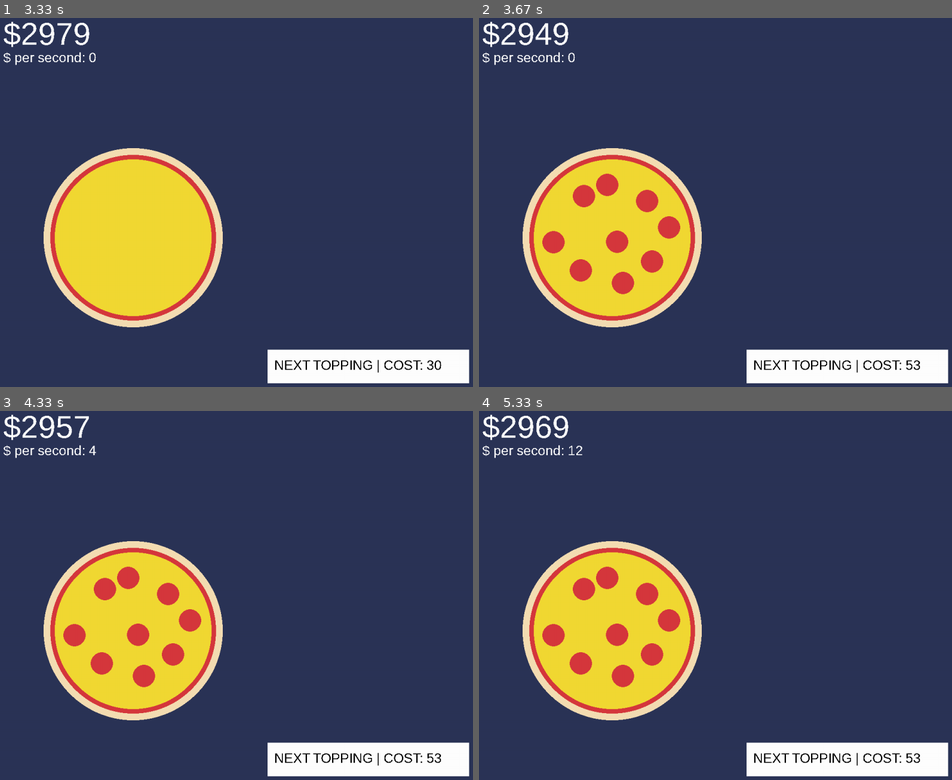
Above: before the commit, frames 1-4 (two rows, left to right).
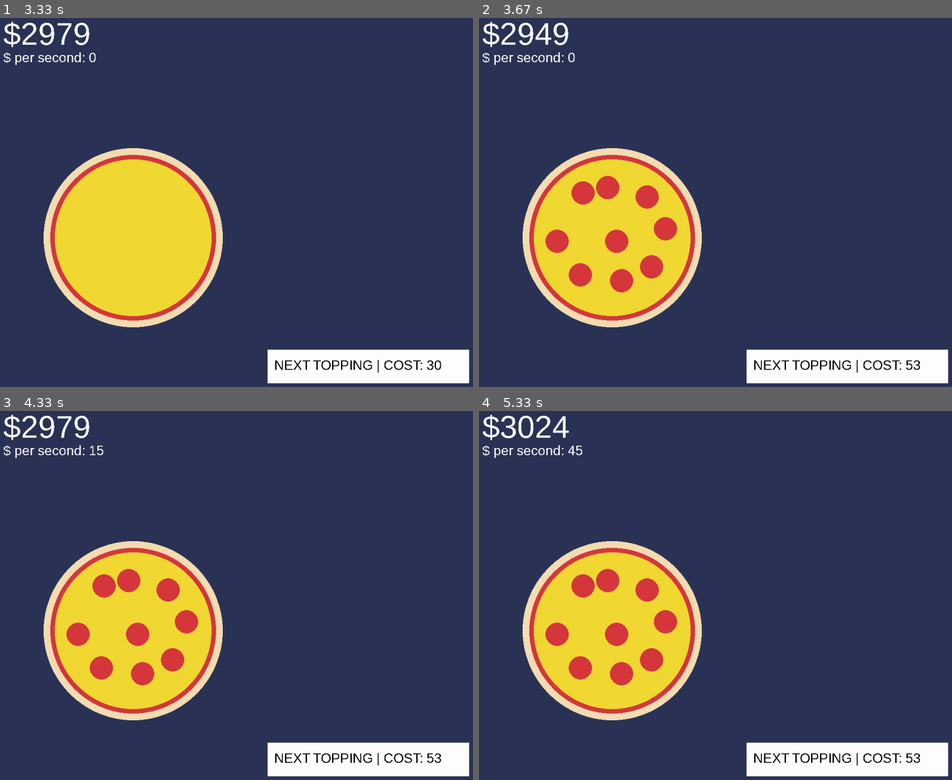
Above: after the commit, the same moments.

Repository: my-dimons/Genius-Hour-2024-Pygame
Game: pygame game, started from games/pizza_clicker/pizza_clicker.py
Same seed, same stepped clock (60 frames per second), same inputs: the game is played once before the commit and once after it.
Inputs (mouse positions are in pixels of both pictures, inside the frame that each line leads up to):
- Up to frame 1 (3.33 s): click "NEXT TOPPING | COST: 10" at 0.38 s; click (137, 243) at 0.72 s; click (99, 169) at 1.05 s; click (141, 150) at 1.88 s; click "NEXT TOPPING | COST: 17" at 3.22 s
- Up to frame 2 (3.67 s): click (933, 353) at 3.55 s
- Up to frame 3 (4.33 s): click (94, 672) at 3.88 s; click (99, 573) at 4.22 s
- Up to frame 4 (5.33 s): click (587, 543) at 4.55 s; click (620, 709) at 4.88 s; click (587, 602) at 5.22 s

Frame 1 is identical in both runs. In frame 2, 1.0% of the frame differs, in the area x 13-43%, y 42-75%; in frame 3, 1.2%; in frame 4, 1.4%, in the area x 4-43%, y 1-75%.

Commit message:
made the pizza scalable
also made a new def which can make the pizza increase or decrease in size

Diff:
--- a/games/pizza_clicker/pizza_clicker.py
+++ b/games/pizza_clicker/pizza_clicker.py
@@ -16,7 +16,7 @@
 CHEESE_COLOR = 242, 217, 51
 
 #PIZZA
-PIZZA_RADIUS = 200
+PIZZA_RADIUS = 200 #SCALABLE
 PIZZA_POS = WIDTH/4, HEIGHT/2
 
 #UPGRADES
@@ -29,8 +29,8 @@
 #TOPPINGS
 SAUCE_RADIUS = PIZZA_RADIUS - 15
 CHEESE_RADIUS = PIZZA_RADIUS - 25
-PEPPERONI_RADIUS = PIZZA_RADIUS - 175
-TOPPING_VARIANCE = 25
+PEPPERONI_RADIUS = PIZZA_RADIUS/7.5
+TOPPING_VARIANCE = 22
 
 SAUCE_UNLOCKED = False
 CHEESE_UNLOCKED = False
@@ -58,7 +58,6 @@
 
     # Pizza
     toppings_unlocked = 0
-    topping_random_variance = random.randrange(-20, 20)
     pizza = pygame.draw.circle(WIN, BROWN, PIZZA_POS, PIZZA_RADIUS)
     upgrade_multiplier = pygame.Rect(WIDTH/2, HEIGHT - HEIGHT/4, UPGRADE_WIDTH, UPGRADE_HEIGHT)
 
@@ -94,7 +93,7 @@
                 # Upgrade clicking
                 if upgrade_multiplier.collidepoint(mouse_pos):
                     if(money >= multiplier_cost):
-                        money_muliplier += 1
+                        money_muliplier *= 2.5
                         money -= int(multiplier_cost)
 
                         multiplier_cost *= UPGRADE_COST_INCREASE
@@ -182,15 +181,30 @@
 
 # CHANGE THIS FORMAT FROM CIRCLES -> IMAGES
 def render_variation_toppings(color, x_pos, y_pos, variation, radius):
-    pygame.draw.circle(WIN, color, (x_pos - 80  + variation[0][0], y_pos  + 70 + variation[0][1]), radius)
-    pygame.draw.circle(WIN, color, (x_pos + 80  + variation[1][0], y_pos  - 70 + variation[1][1]), radius)
-    pygame.draw.circle(WIN, color, (x_pos + 80  + variation[2][0], y_pos  + 70 + variation[2][1]), radius)
-    pygame.draw.circle(WIN, color, (x_pos - 80  + variation[3][0], y_pos  - 70 + variation[3][1]), radius)
-    pygame.draw.circle(WIN, color, (x_pos       + variation[4][0], y_pos + 125 + variation[4][1]), radius)
-    pygame.draw.circle(WIN, color, (x_pos       + variation[5][0], y_pos - 125 + variation[5][1]), radius)
-    pygame.draw.circle(WIN, color, (x_pos + 125 + variation[6][0], y_pos       + variation[6][1]), radius)
-    pygame.draw.circle(WIN, color, (x_pos - 125 + variation[7][0], y_pos       + variation[7][1]), radius)
-    pygame.draw.circle(WIN, color, (x_pos       + variation[8][0], y_pos       + variation[8][1]), radius)
+    corners = PIZZA_RADIUS/1.7
+    edges = PIZZA_RADIUS/2.5
+
+    pygame.draw.circle(WIN, color, (x_pos - edges   + variation[0][0], y_pos  + edges  + variation[0][1]), radius)
+    pygame.draw.circle(WIN, color, (x_pos + edges   + variation[1][0], y_pos  - edges  + variation[1][1]), radius)
+    pygame.draw.circle(WIN, color, (x_pos + edges   + variation[2][0], y_pos  + edges  + variation[2][1]), radius)
+    pygame.draw.circle(WIN, color, (x_pos - edges   + variation[3][0], y_pos  - edges  + variation[3][1]), radius)
+    pygame.draw.circle(WIN, color, (x_pos           + variation[4][0], y_pos + corners + variation[4][1]), radius)
+    pygame.draw.circle(WIN, color, (x_pos           + variation[5][0], y_pos - corners + variation[5][1]), radius)
+    pygame.draw.circle(WIN, color, (x_pos + corners + variation[6][0], y_pos           + variation[6][1]), radius)
+    pygame.draw.circle(WIN, color, (x_pos - corners + variation[7][0], y_pos           + variation[7][1]), radius)
+    pygame.draw.circle(WIN, color, (x_pos           + variation[8][0], y_pos           + variation[8][1]), radius)
+
+# For fun
+def grow_pizza(increment):
+    global PIZZA_RADIUS
+    global SAUCE_RADIUS
+    global CHEESE_RADIUS
+    global PEPPERONI_RADIUS
+
+    PIZZA_RADIUS += increment
+    SAUCE_RADIUS += increment
+    CHEESE_RADIUS += increment
+    PEPPERONI_RADIUS = PIZZA_RADIUS/7.5
 
 if __name__ == "__main__":
     main()
